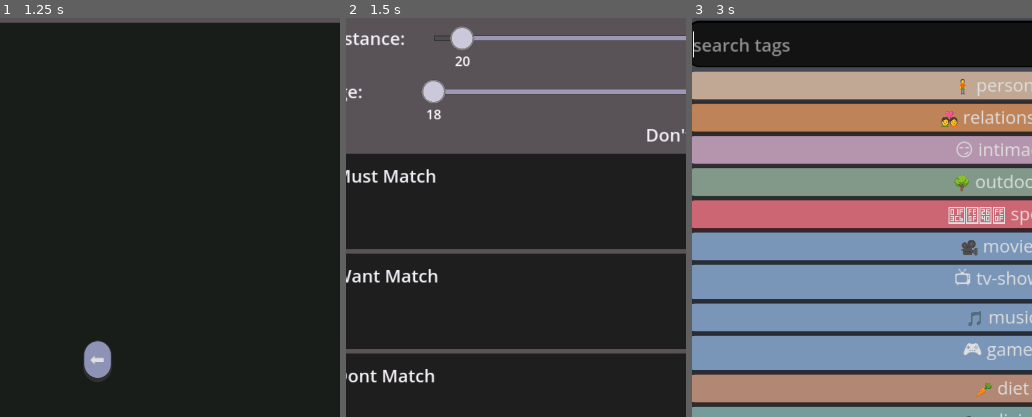
Above: before the commit, frames 1-3 (left to right).
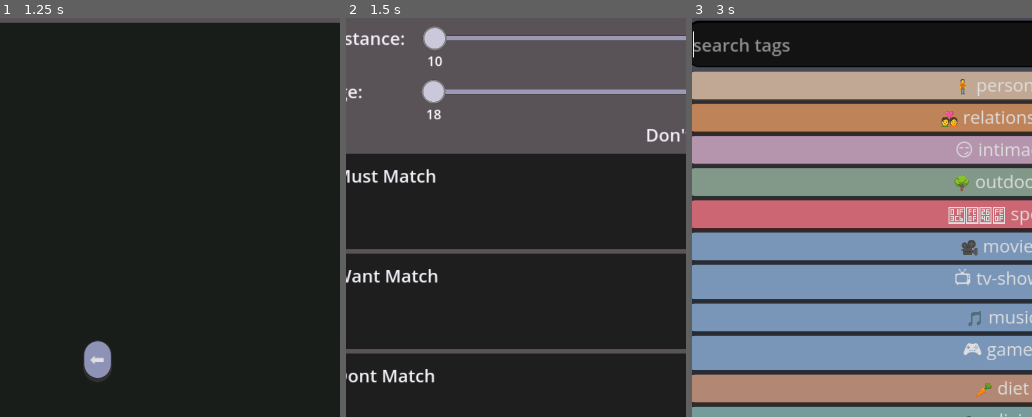
Above: after the commit, the same moments.

Repository: meet-directory/directory-app
Game: Godot game, scene res://app/main_screen/main_screen.tscn
Same seed, same stepped clock (60 frames per second), same inputs: the game is played once before the commit and once after it. This scene is started directly instead of the project's main scene.
Inputs (mouse positions are % of the whole screen's width and height, from its top left):
- Up to frame 1 (1.25 s): click "🔄" at 0.5 s
- Up to frame 2 (1.5 s): click "Edit Search Criteria" at 1.25 s
- Up to frame 3 (3 s): click (97, 21) at 2 s; click (95, 32) at 2.77 s
The pictures show only the part of the screen within x 4-54%, y 7-57%; the shares and areas given below are measured in that part.

Frame 1 is identical in both runs. In frame 2, 0.8% of the frame differs, in the area x 22-38%, y 2-13%; in frame 3, nothing differs.
Error in both runs: Invalid assignment of property or key 'x' with value of type 'Nil' on a base object of type 'Vector2'. (res://app/main_screen/profile/profile_preview/profile_v…

Commit message:
fix low value

Diff:
--- a/app/main_screen/profile_explorer/search_tool/search_parameter_tool.tscn
+++ b/app/main_screen/profile_explorer/search_tool/search_parameter_tool.tscn
@@ -39,6 +39,7 @@
 script = ExtResource("4_bf8gs")
 min_value = 10.0
 max_value = 200.0
+low_value = 10.0
 high_value = 200.0
 range_color = Color(0.6229067, 0.5964, 0.71, 1)
 grabber_color = Color(0.80100876, 0.7843172, 0.86191726, 1)
